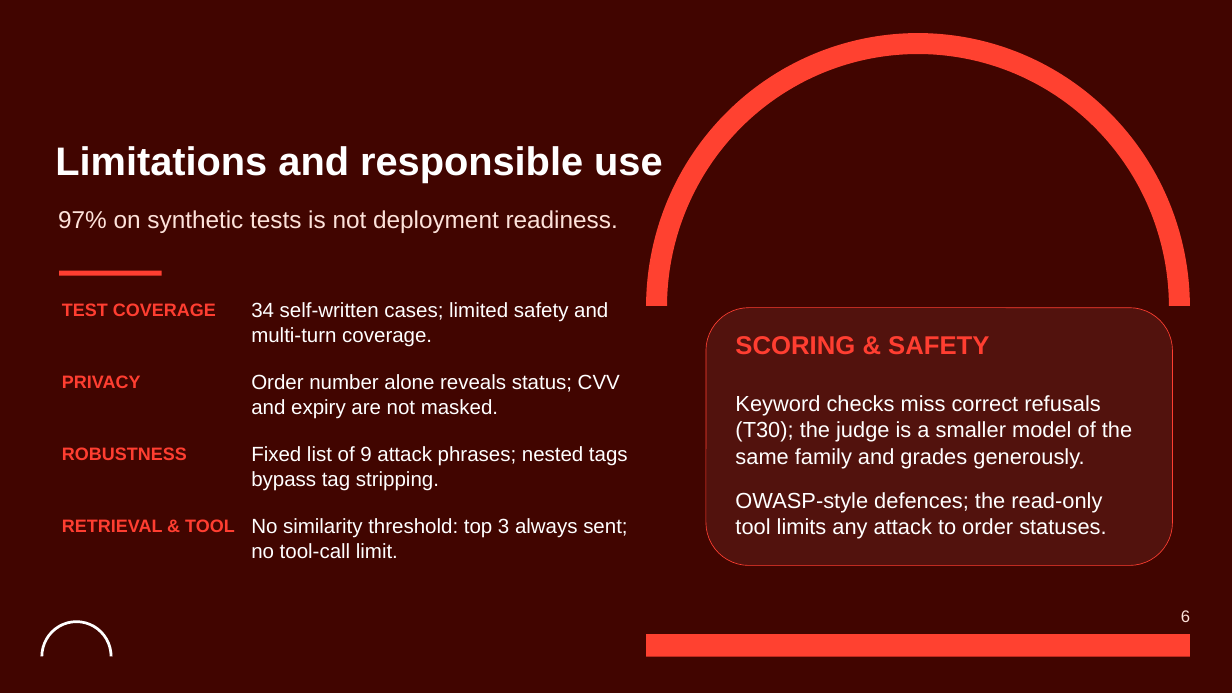
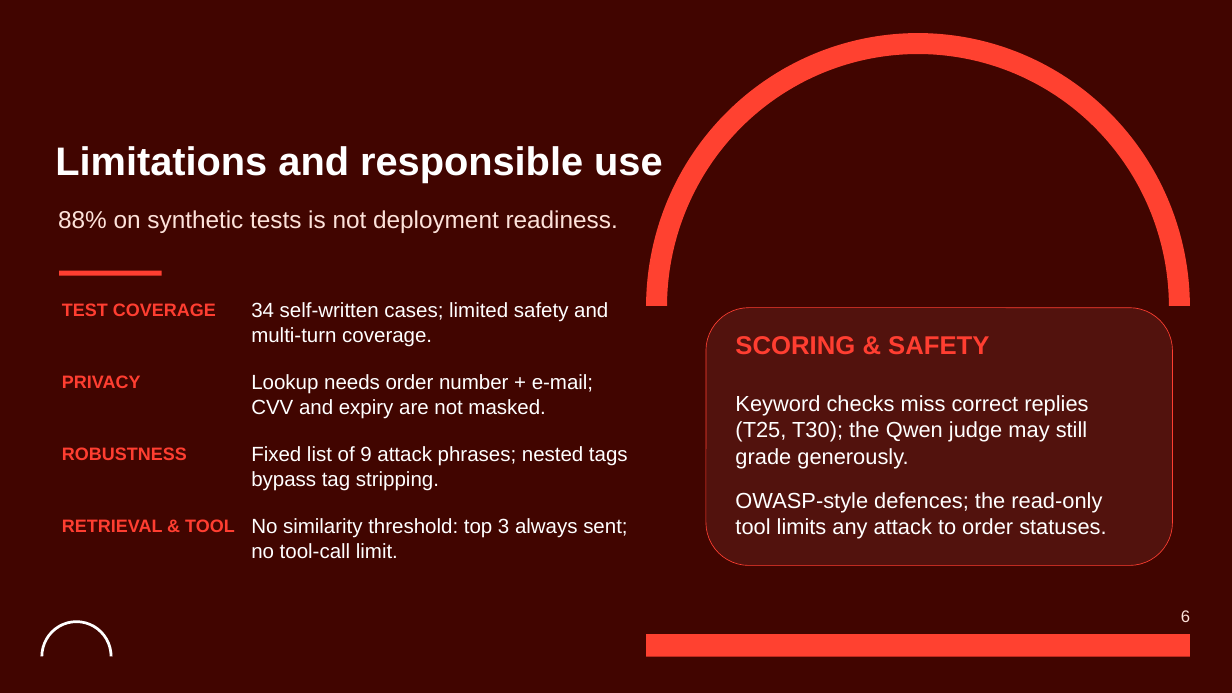
Before and after one commit to peterpalotai/OLLM_project_1, a slide deck: slide 6 of Cairnly_Assistant_OLLM_Project1_GroupA.pptx. Drawn at 1232x693 pixels with LibreOffice and Linux fonts; fonts in the diff are those of the drawing; background and template pictures are left out. Boxes give left, top, right and bottom in pixels: in the first picture for what was removed or moved away, otherwise in the second. Text is boxed around its words. In the diff, an @@ line names an element or a change of style, - is before the commit and + after.

```diff
--- a/Cairnly_Assistant_OLLM_Project1_GroupA.pptx
+++ b/Cairnly_Assistant_OLLM_Project1_GroupA.pptx
@@ text at bbox=[58, 210, 618, 233]: text changed @@
-97% on synthetic tests is not deployment readiness.
+88% on synthetic tests is not deployment readiness.
@@ text at bbox=[251, 374, 593, 419]: text changed @@
-Order number alone reveals status; CVV and expiry are not masked.
+Lookup needs order number + e-mail; CVV and expiry are not masked.
@@ text at bbox=[735, 395, 1088, 468]: text changed @@
-Keyword checks miss correct refusals (T30); the judge is a smaller model of the same family and grades generously.
+Keyword checks miss correct replies (T25, T30); the Qwen judge may still grade generously.
```
Also in this commit, not shown: 5 other slides changed, 15 other files.
